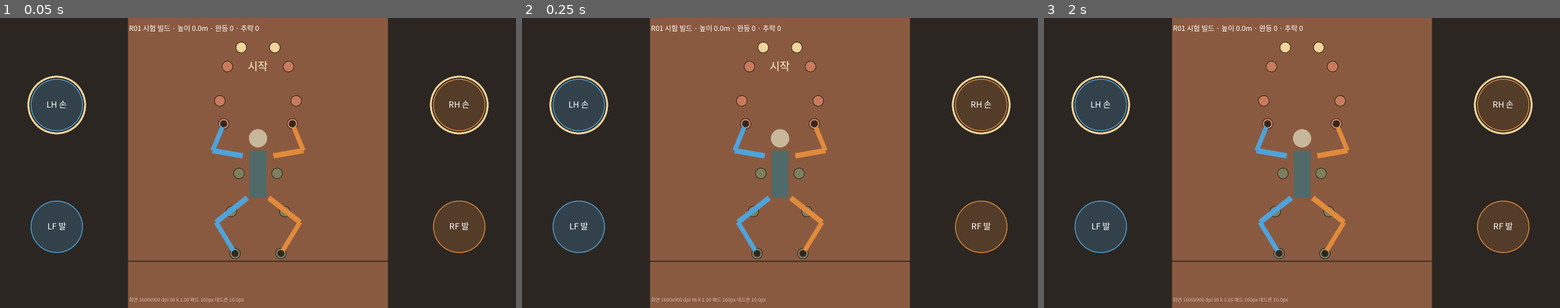
Above: before the commit, frames 1-3 (left to right).
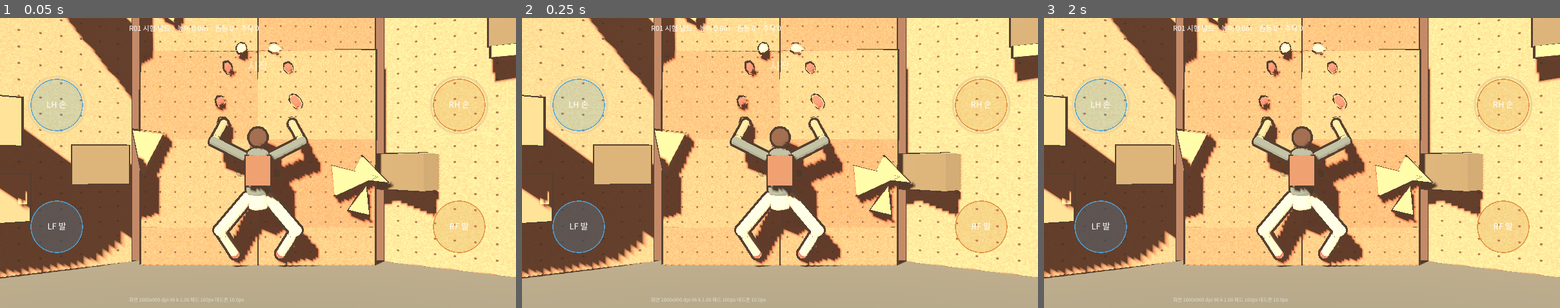
Above: after the commit, the same moments.

Repository: ysc1230/climb_game
Game: Godot game, scene res://scenes/play_3d.tscn
Same seed, same stepped clock (60 frames per second), same inputs: the game is played once before the commit and once after it. Before the commit the project starts from res://scenes/play_test.tscn.
Inputs (mouse positions are in pixels of both pictures, inside the frame that each line leads up to):
- Up to frame 1 (0.05 s): no input
- Up to frame 2 (0.25 s): no input
- Up to frame 3 (2 s): tap Enter at 0.5 s; move the mouse to (1415, 148) at 0.52 s; click (1415, 148) at 0.67 s; tap Space at 1.25 s; drag from (1198, 177) to (1276, 221) at 1.27 s

The runs differ from the first frame. In frame 1, 99% of the frame differs, in the area x 0-100%, y 0-100%; in frame 2, 99%; in frame 3, 99%.

Commit message:
feat: first 3D representative scene (toon/ink shaders, temp character)
- play_3d scene presents existing PlayTest state in 3D (logic unchanged)
- toon + inverted-hull outline shaders, REF01 palette, faceted wall volumes
- 3D two-bone IK with pelvis depth rule; perspective FOV30 camera (deviates from 08, noted in 23)
- version 0.2.0-3d; docs/23 stage 3 record and render capture

Co-Authored-By: Claude Opus 5.5 <noreply@anthropic.com>

Diff:
--- /dev/null
+++ b/game/art/shaders/outline.gdshader
@@ -0,0 +1,16 @@
+// 잉크 윤곽선(뒤집힌 껍데기). use_vertex_dir: 각진 메시는 중심 방향으로 키워 모서리 틈을 막는다.
+shader_type spatial;
+render_mode unshaded, cull_front, depth_draw_opaque;
+
+uniform vec4 ink : source_color = vec4(0.188, 0.157, 0.125, 1.0);
+uniform float width = 0.012;
+uniform bool use_vertex_dir = false;
+
+void vertex() {
+	vec3 dir = use_vertex_dir ? normalize(VERTEX) : NORMAL;
+	VERTEX += dir * width;
+}
+
+void fragment() {
+	ALBEDO = ink.rgb;
+}
--- /dev/null
+++ b/game/art/shaders/toon.gdshader
@@ -0,0 +1,39 @@
+// docs/22 방향: 무광, 2~3단계 큰 명암. 벽 모드에서는 볼트 구멍 격자와 종이결 노이즈를 더한다.
+shader_type spatial;
+render_mode specular_disabled;
+
+uniform vec4 albedo : source_color = vec4(0.65, 0.42, 0.29, 1.0);
+uniform vec4 shade : source_color = vec4(0.37, 0.38, 0.28, 1.0);
+uniform float bands = 3.0;
+uniform bool wall_pattern = false;
+uniform float bolt_spacing = 0.2;
+uniform vec4 bolt_color : source_color = vec4(0.19, 0.16, 0.13, 1.0);
+
+varying vec3 wpos;
+
+float hash(vec2 p) { return fract(sin(dot(p, vec2(127.1, 311.7))) * 43758.5453); }
+
+void vertex() {
+	wpos = (MODEL_MATRIX * vec4(VERTEX, 1.0)).xyz;
+}
+
+void fragment() {
+	vec3 c = albedo.rgb;
+	if (wall_pattern) {
+		vec2 g = wpos.xy / bolt_spacing;
+		vec2 cell = fract(g) - 0.5;
+		float d = length(cell);
+		float bolt = 1.0 - smoothstep(0.055, 0.08, d);
+		float grain = hash(floor(wpos.xy * 60.0)) * 0.06 - 0.03;
+		c = mix(c + grain, bolt_color.rgb, bolt * 0.85);
+	}
+	ALBEDO = c;
+}
+
+void light() {
+	float ndl = dot(NORMAL, LIGHT) * 0.5 + 0.5;
+	float q = floor(ndl * bands) / (bands - 1.0);
+	q = clamp(q, 0.0, 1.0);
+	vec3 tint = mix(shade.rgb / max(albedo.rgb, vec3(0.05)), vec3(1.0), q);
+	DIFFUSE_LIGHT += tint * LIGHT_COLOR * ATTENUATION * 0.9;
+}
--- a/game/project.godot
+++ b/game/project.godot
@@ -5,7 +5,7 @@
 
 config/name="Climb Game"
 config/icon="res://icon.svg"
-run/main_scene="res://scenes/play_test.tscn"
+run/main_scene="res://scenes/play_3d.tscn"
 config/features=PackedStringArray("4.7", "Mobile")
 
 [display]
--- /dev/null
+++ b/game/scenes/play_3d.gd
@@ -0,0 +1,321 @@
+extends Node3D
+## 3단계 대표 장면 시험. 판정·입력은 자식 PlayTest(2D, draw_world=false)가 맡고
+## 이 노드는 그 상태를 읽어 3D로 그리기만 한다(docs/08 CharacterPresenter 역할).
+## 벽 평면 z=0, 카메라는 +Z에서 벽을 본다. 판정은 X/Y 평면, Z는 표현 전용(docs/04).
+
+const INK := Color("302820")
+const WALL_CLAY := Color("a66a4a")
+const WALL_SAND := Color("c2936c")
+const WALL_OLIVE := Color("5f6047")
+const HOLD_RUST := Color("985448")
+const CLOTH_TEAL := Color("4f6a68")
+const CLOTH_IVORY := Color("c7b79b")
+const TARGET_CREAM := Color("f1d59a")
+const SKIN := Color("b98a6a")
+
+const PELVIS_DEPTH := 0.28   # 골반이 벽에서 떨어진 기본 거리
+const CONTACT_DEPTH := 0.07  # 손발 접점(홀드 표면) 깊이
+const PLAY_H := 3.8
+const PLAY_W := 3.4
+
+var logic  # PlayTest 노드
+var toon_shader := preload("res://art/shaders/toon.gdshader")
+var outline_shader := preload("res://art/shaders/outline.gdshader")
+var camera: Camera3D
+var parts := {}       # 이름 -> MeshInstance3D
+var candidate_ring: MeshInstance3D
+var rng := RandomNumberGenerator.new()
+
+
+func _ready() -> void:
+	rng.seed = 1230
+	logic = $UI/PlayTest
+	logic.draw_world = false
+	_build_environment()
+	_build_wall()
+	_build_holds()
+	_build_character()
+	candidate_ring = _mesh(_torus(0.10, 0.012), _unshaded(TARGET_CREAM), false)
+	add_child(candidate_ring)
+
+
+# ---------- 재질 ----------
+
+func _toon(albedo: Color, shade: Color, wall := false) -> ShaderMaterial:
+	var m := ShaderMaterial.new()
+	m.shader = toon_shader
+	m.set_shader_parameter("albedo", albedo)
+	m.set_shader_parameter("shade", shade)
+	m.set_shader_parameter("wall_pattern", wall)
+	var o := ShaderMaterial.new()
+	o.shader = outline_shader
+	o.set_shader_parameter("ink", INK)
+	o.set_shader_parameter("width", 0.03)
+	m.next_pass = o
+	return m
+
+
+func _unshaded(c: Color) -> StandardMaterial3D:
+	var m := StandardMaterial3D.new()
+	m.shading_mode = BaseMaterial3D.SHADING_MODE_UNSHADED
+	m.albedo_color = c
+	return m
+
+
+func _mesh(mesh: Mesh, mat: Material, vertex_dir: bool) -> MeshInstance3D:
+	var mi := MeshInstance3D.new()
+	mi.mesh = mesh
+	mi.material_override = mat
+	if mat is ShaderMaterial and mat.next_pass:
+		mat.next_pass.set_shader_parameter("use_vertex_dir", vertex_dir)
+	return mi
+
+
+func _torus(r: float, t: float) -> TorusMesh:
+	var m := TorusMesh.new()
+	m.inner_radius = r - t
+	m.outer_radius = r + t
+	m.rings = 24
+	m.ring_segments = 6
+	return m
+
+
+# ---------- 환경 ----------
+
+func _build_environment() -> void:
+	var env := Environment.new()
+	env.background_mode = Environment.BG_COLOR
+	env.background_color = Color("3a2a22")
+	env.ambient_light_source = Environment.AMBIENT_SOURCE_COLOR
+	env.ambient_light_color = Color("7a5c50")
+	env.ambient_light_energy = 0.65
+	env.fog_enabled = true
+	env.fog_light_color = Color("c48a68")
+	env.fog_density = 0.02
+	var we := WorldEnvironment.new()
+	we.environment = env
+	add_child(we)
+	var sun := DirectionalLight3D.new()
+	sun.light_color = Color("f0d6c2")
+	sun.light_energy = 1.05
+	sun.shadow_enabled = true
+	sun.rotation_degrees = Vector3(-38, -32, 0)  # 화면 왼쪽 위에서 들어오는 따뜻한 주광
+	add_child(sun)
+	camera = Camera3D.new()
+	camera.fov = 30.0
+	add_child(camera)
+
+
+# ---------- 벽 ----------
+
+func _build_wall() -> void:
+	var top: float = logic.route.slots.values().reduce(func(a, s): return maxf(a, s.pos.y), 0.0) + 2.5
+	# 활성 등반 평면: 슬롯이 놓이는 큰 판(살짝 기울어진 패널로 나눔)
+	var y := -0.6
+	var i := 0
+	while y < top:
+		var h := rng.randf_range(0.9, 1.4)
+		for col in [-1, 1]:
+			var panel := _mesh(_box(Vector3(1.55, h, 0.08)), _toon(WALL_CLAY.lerp(WALL_SAND, rng.randf() * 0.5), WALL_OLIVE, true), true)
+			panel.position = Vector3(col * 0.78, y + h * 0.5, -0.06 - rng.randf() * 0.03)
+			panel.rotation_degrees = Vector3(rng.randf_range(-2, 2), rng.randf_range(-3, 3) * col, 0)
+			add_child(panel)
+		y += h
+		i += 1
+	# 바닥 매트
+	var mat := _mesh(_box(Vector3(9.0, 0.25, 4.0)), _toon(Color("4a5a55"), Color("2c3532")), true)
+	mat.position = Vector3(0, -0.20, 1.6)
+	add_child(mat)
+	# 좌우 비활성 볼륨: 각진 다면체와 측면 벽(공간감, 판정 없음)
+	for side in [-1, 1]:
+		var wing := _mesh(_box(Vector3(2.4, top + 1.0, 0.2)), _toon(WALL_SAND.darkened(0.08), WALL_OLIVE, true), true)
+		wing.position = Vector3(side * 2.75, (top - 1.0) * 0.5, 0.35)
+		wing.rotation_degrees = Vector3(0, -side * 38, 0)
+		add_child(wing)
+		for k in 6:
+			var size := rng.randf_range(0.35, 0.8)
+			var prism := _mesh(_prism(Vector3(size, size * 1.3, size * 0.7)), _toon(WALL_OLIVE if k % 2 == 0 else WALL_SAND, WALL_OLIVE.darkened(0.3)), true)
+			var along := rng.randf_range(-0.9, 0.9)
+			var wing_dir := Vector3(cos(deg_to_rad(-side * 38)), 0, -sin(deg_to_rad(-side * 38)))
+			var wing_normal := Vector3(0, 0, 1).rotated(Vector3.UP, deg_to_rad(-side * 38))
+			prism.position = wing.position + wing_dir * along + wing_normal * (0.1 + size * 0.2)
+			prism.position.y = rng.randf_range(0.6, top - 1.0)
+			prism.rotation_degrees = Vector3(-90, -side * 38, rng.randf_range(0, 360))
+			add_child(prism)
+	# 활성 벽 위의 장식 볼륨(접점 없는 큰 돌출, 활성 슬롯과 겹치지 않게 가장자리에)
+	for k in 5:
+		var s := rng.randf_range(0.25, 0.45)
+		var deco := _mesh(_prism(Vector3(s, s * 1.4, s * 0.5)), _toon(WALL_SAND, WALL_OLIVE), true)
+		deco.position = Vector3((1 if k % 2 == 0 else -1) * rng.randf_range(1.25, 1.5), rng.randf_range(0.5, top - 1.5), 0.05)
+		deco.rotation_degrees = Vector3(0, 0, rng.randf_range(0, 360))
+		add_child(deco)
+
+
+func _box(size: Vector3) -> BoxMesh:
+	var b := BoxMesh.new()
+	b.size = size
+	return b
+
+
+func _prism(size: Vector3) -> PrismMesh:
+	var p := PrismMesh.new()
+	p.size = size
+	return p
+
+
+# ---------- 홀드 ----------
+
+func _build_holds() -> void:
+	for key in logic.route.slots:
+		var slot: Dictionary = logic.route.slots[key]
+		var is_goal: bool = logic.route.goal_slots.has(key)
+		var hand: bool = slot.allowed.has(&"LH")
+		var col := TARGET_CREAM if is_goal else (HOLD_RUST if hand else WALL_OLIVE)
+		var r := rng.randf_range(0.065, 0.085) if hand else rng.randf_range(0.055, 0.07)
+		var sphere := SphereMesh.new()
+		sphere.radius = r
+		sphere.height = r * 1.5
+		sphere.radial_segments = 6
+		sphere.rings = 3
+		var hold := _mesh(sphere, _toon(col, col.darkened(0.45)), false)
+		var p: Vector2 = slot.pos
+		hold.position = Vector3(p.x, p.y, 0.0)
+		hold.rotation_degrees = Vector3(rng.randf_range(-20, 20), rng.randf_range(0, 360), rng.randf_range(0, 360))
+		hold.scale = Vector3(rng.randf_range(0.9, 1.3), rng.randf_range(0.8, 1.1), 0.75)
+		add_child(hold)
+
+
+# ---------- 캐릭터 ----------
+
+func _build_character() -> void:
+	var cloth := _toon(CLOTH_TEAL, CLOTH_TEAL.darkened(0.45))
+	var pants := _toon(CLOTH_IVORY, CLOTH_IVORY.darkened(0.4))
+	var skin := _toon(SKIN, SKIN.darkened(0.4))
+	var shoe := _toon(HOLD_RUST.darkened(0.15), INK)
+	var pack := _toon(Color("6b5240"), INK)
+	parts.torso = _capsule_part(0.15, cloth)
+	parts.hips = _capsule_part(0.13, pants)
+	parts.head = _mesh(_sphere(0.115), _toon(Color("3b2e26"), INK), false)  # 뒷머리
+	parts.pack = _mesh(_box(Vector3(0.30, 0.36, 0.14)), pack, true)
+	for limb in PoseSolver.LIMBS:
+		var hand := PoseSolver.is_hand(limb)
+		parts[str(limb) + "_upper"] = _capsule_part(0.055 if hand else 0.075, cloth if hand else pants)
+		parts[str(limb) + "_lower"] = _capsule_part(0.045 if hand else 0.06, skin if hand else pants)
+		parts[str(limb) + "_end"] = _mesh(_sphere(0.05 if hand else 0.065), skin if hand else shoe, false)
+	for p in parts.values():
+		add_child(p)
+
+
+func _sphere(r: float) -> SphereMesh:
+	var s := SphereMesh.new()
+	s.radius = r
+	s.height = r * 2.0
+	s.radial_segments = 10
+	s.rings = 6
+	return s
+
+
+func _capsule_part(radius: float, mat: Material) -> MeshInstance3D:
+	var c := CapsuleMesh.new()
+	c.radius = radius
+	c.height = 1.0  # 매 프레임 길이에 맞춰 Y 스케일
+	c.radial_segments = 10
+	c.rings = 2
+	return _mesh(c, mat, false)
+
+
+## 캡슐을 a→b 구간에 맞춘다(캡슐 기본 축은 Y).
+func _place_segment(part: MeshInstance3D, a: Vector3, b: Vector3, radius: float) -> void:
+	var d := b - a
+	var length := maxf(d.length(), 0.001)
+	var y := d / length
+	var x := y.cross(Vector3.BACK)
+	if x.length() < 0.01:
+		x = y.cross(Vector3.RIGHT)
+	x = x.normalized()
+	var z := x.cross(y).normalized()
+	var mesh := part.mesh as CapsuleMesh
+	var s := (length + radius * 2.0) / mesh.height
+	part.transform = Transform3D(Basis(x, y * s, z), (a + b) * 0.5)
+
+
+## 판정 거리를 바꾸지 않으면서 3D 팔다리 길이에 맞도록 골반 깊이를 줄인다(docs/23 항목 4).
+func _body_depth() -> float:
+	var depth := PELVIS_DEPTH
+	for limb in PoseSolver.LIMBS:
+		var j := PoseSolver.joint_position(logic.body.pos, logic.body.angle, limb)
+		var e: Vector2 = logic.limbs[limb].pos
+		var full := (Tuning.ARM_UPPER + Tuning.ARM_LOWER) if PoseSolver.is_hand(limb) else (Tuning.LEG_UPPER + Tuning.LEG_LOWER)
+		var d2 := j.distance_squared_to(e)
+		var max_dz := sqrt(maxf(full * full * 0.985 - d2, 0.0))
+		depth = minf(depth, CONTACT_DEPTH + max_dz)
+	return maxf(depth, CONTACT_DEPTH + 0.02)
+
+
+## 3D 두 뼈 IK. 관절은 벽 바깥(+Z)과 몸 바깥쪽으로 꺾는다.
+func _two_bone(root: Vector3, end: Vector3, a: float, b: float, pole: Vector3) -> Vector3:
+	var v := end - root
+	var d := clampf(v.length(), absf(a - b) + 0.001, a + b - 0.001)
+	var dir := v.normalized() if v.length() > 0.0001 else Vector3.DOWN
+	var x := (a * a - b * b + d * d) / (2.0 * d)
+	var h := sqrt(maxf(a * a - x * x, 0.0))
+	var bend := (pole - dir * pole.dot(dir))
+	bend = bend.normalized() if bend.length() > 0.0001 else Vector3.BACK
+	return root + dir * x + bend * h
+
+
+func _process(_delta: float) -> void:
+	if logic == null or logic.body == null:
+		return
+	_update_camera()
+	var body: BodyState = logic.body
+	var depth := _body_depth()
+	var ang := deg_to_rad(body.angle)
+	var up := Vector3(-sin(ang), cos(ang), 0)
+	var pelvis := Vector3(body.pos.x, body.pos.y, depth)
+	var chest := pelvis + up * 0.50
+	_place_segment(parts.hips, pelvis + up * -0.02, pelvis + up * 0.12, 0.13)
+	_place_segment(parts.torso, pelvis + up * 0.15, chest, 0.15)
+	parts.head.position = pelvis + up * 0.78 + Vector3(0, 0, 0.02)
+	parts.pack.transform = Transform3D(Basis(Vector3.BACK, ang), pelvis + up * 0.36 + Vector3(0, 0, 0.17))
+	for limb in PoseSolver.LIMBS:
+		var hand := PoseSolver.is_hand(limb)
+		var j2 := PoseSolver.joint_position(body.pos, body.angle, limb)
+		var root := Vector3(j2.x, j2.y, depth + (0.02 if hand else 0.0))
+		var e2: Vector2 = logic.limbs[limb].pos
+		var state: String = logic.limbs[limb].state
+		var end_z := CONTACT_DEPTH if state in ["Attached", "Armed"] else CONTACT_DEPTH + 0.12
+		var end := Vector3(e2.x, e2.y, end_z)
+		var a := Tuning.ARM_UPPER if hand else Tuning.LEG_UPPER
+		var b := Tuning.ARM_LOWER if hand else Tuning.LEG_LOWER
+		var side := -1.0 if limb in [&"LH", &"LF"] else 1.0
+		var pole := Vector3(side * (0.6 if hand else 0.9), -0.5 if hand else 0.2, 0.8)
+		var mid := _two_bone(root, end, a, b, pole)
+		_place_segment(parts[str(limb) + "_upper"], root, mid, 0.055 if hand else 0.075)
+		_place_segment(parts[str(limb) + "_lower"], mid, end, 0.045 if hand else 0.06)
+		parts[str(limb) + "_end"].position = end
+	_update_candidate()
+
+
+func _update_camera() -> void:
+	var size := get_viewport().get_visible_rect().size
+	if size.y <= 0:
+		return
+	# 높이 3.8m를 기본으로, 중앙 56% 폭에 3.4m가 들어가지 않으면 시야를 넓힌다(docs/05 고정 플레이 창).
+	var visible_h := maxf(PLAY_H, PLAY_W * size.y / maxf(size.x * 0.56, 1.0))
+	var dist := (visible_h * 0.5) / tan(deg_to_rad(camera.fov * 0.5))
+	camera.position = Vector3(0, logic.cam_y, CONTACT_DEPTH + dist)
+	camera.rotation = Vector3.ZERO
+
+
+func _update_candidate() -> void:
+	candidate_ring.visible = false
+	for limb in logic.limbs:
+		if logic.limbs[limb].state == "Dragging":
+			var key: String = logic._candidate(limb)
+			if not key.is_empty():
+				var p: Vector2 = logic.route.slot_pos(key)
+				candidate_ring.position = Vector3(p.x, p.y, CONTACT_DEPTH + 0.03)
+				candidate_ring.rotation_degrees = Vector3(90, 0, 0)
+				candidate_ring.visible = true
+				return
--- /dev/null
+++ b/game/scenes/play_3d.tscn
@@ -0,0 +1,12 @@
+[gd_scene load_steps=3 format=3]
+
+[ext_resource type="Script" path="res://scenes/play_3d.gd" id="1"]
+[ext_resource type="Script" path="res://scenes/play_test.gd" id="2"]
+
+[node name="Play3D" type="Node3D"]
+script = ExtResource("1")
+
+[node name="UI" type="CanvasLayer" parent="."]
+
+[node name="PlayTest" type="Node2D" parent="UI"]
+script = ExtResource("2")
--- a/game/scenes/play_test.gd
+++ b/game/scenes/play_test.gd
@@ -30,6 +30,8 @@
 var px_per_m := 100.0
 var wall_origin := Vector2.ZERO  # 월드 (0, cam_y)가 놓일 화면 위치
 var log_lines: PackedStringArray = []
+## false이면 벽·홀드·인형을 그리지 않고 패드·HUD만 그린다(3D 표현 계층이 월드를 그림).
+var draw_world := true
 
 
 func _ready() -> void:
@@ -194,7 +196,7 @@
 
 
 func _pause() -> void:
-	if paused:
+	if paused or OS.get_cmdline_user_args().has("--no-auto-pause"):
 		return
 	_apply(router.cancel_all())
 	paused = true
@@ -315,6 +317,10 @@
 
 func _draw() -> void:
 	var size := get_viewport_rect().size
+	if not draw_world:
+		_draw_pads(size)
+		_draw_hud(size)
+		return
 	draw_rect(Rect2(Vector2.ZERO, size), Color("2b2622"))
 	var tl := w2s(Vector2(-PLAY_W / 2, cam_y + PLAY_H / 2))
 	draw_rect(Rect2(tl, Vector2(PLAY_W, PLAY_H) * px_per_m), Color("8a5a40"))
Not shown, added: game/art/shaders/outline.gdshader.uid
Not shown, added: game/art/shaders/toon.gdshader.uid
Not shown, changed: game/export_presets.cfg
Not shown, added: game/scenes/play_3d.gd.uid
Not shown, changed: docs/23_dev_readiness_review.md
Not shown, added: docs/wireframes/play_3d_first_pass.png
